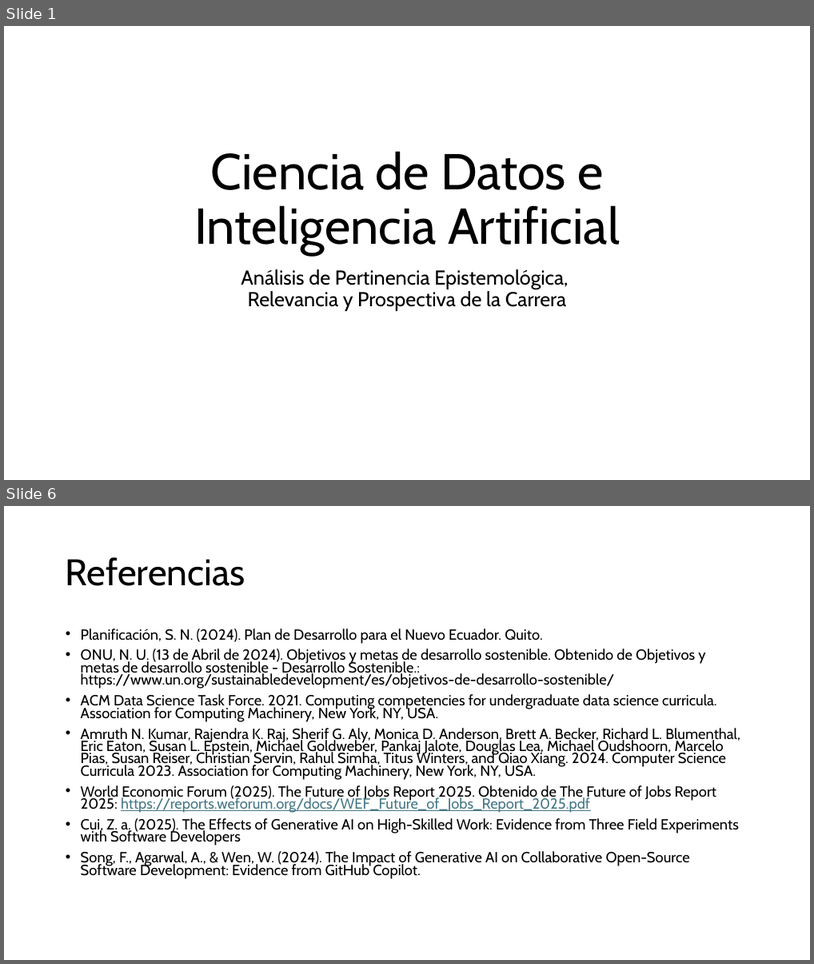
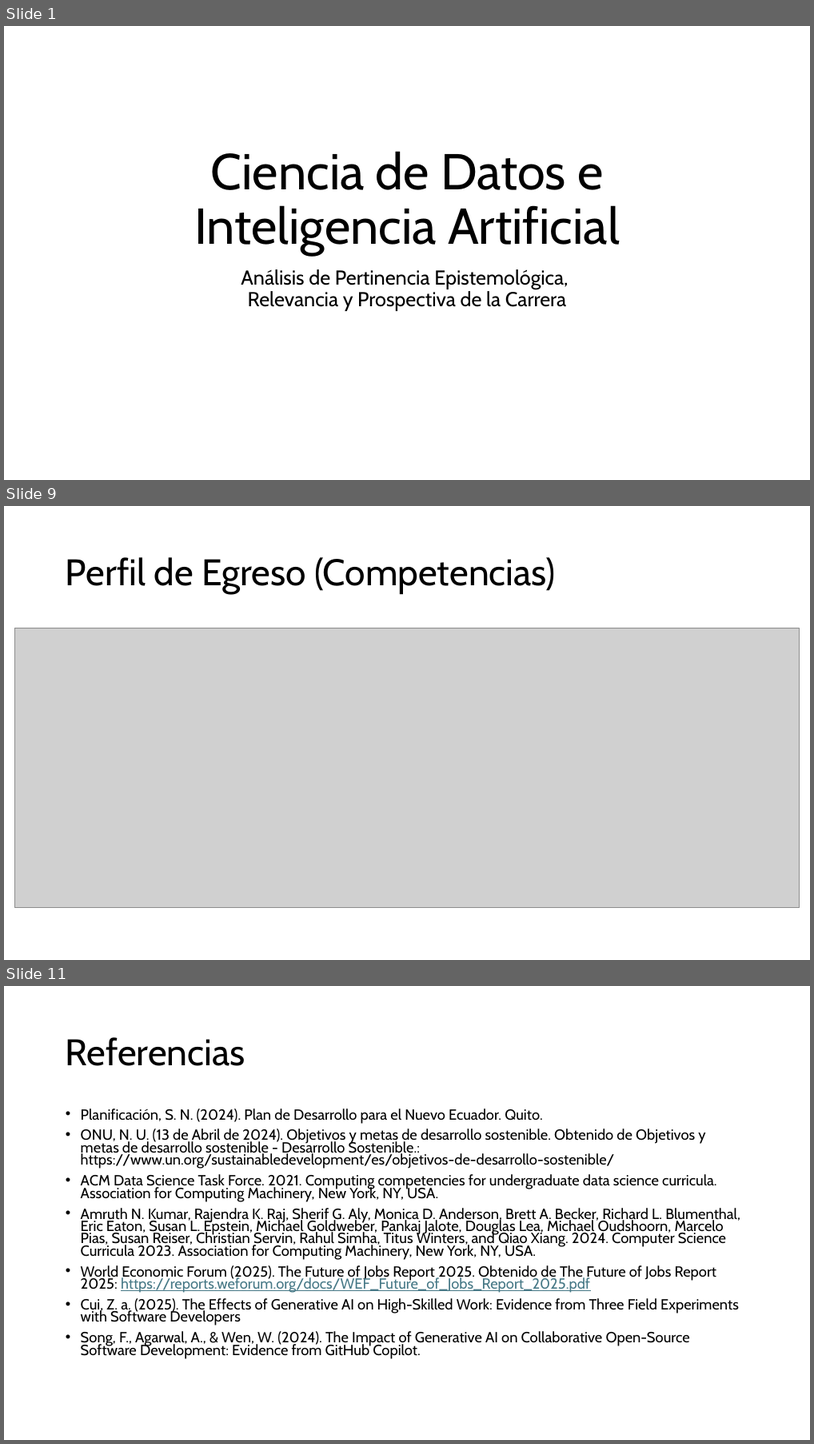
Before and after one commit to aavendan/cdia, a slide deck: 03 Presentación.pptx. Shown one above the other, each under a label of ours: slides 1 and 6 before the commit, slides 1, 9 and 11 after it; the slides between them are not shown. The pictures are 814x964 and 814x1444 pixels, drawn with LibreOffice and Linux fonts; fonts in the diff are those of the drawing; grey boxes stand for pictures. Boxes give left, top, right and bottom in pixels: in the first picture for what was removed or moved away, otherwise in the second. Text is boxed around its words. In the diff, an @@ line names an element or a change of style, - is before the commit and + after.

```diff
--- a/03 Presentación.pptx
+++ b/03 Presentación.pptx
@@ slide 9 added at box(4, 506, 810, 960), background #FFFFFF @@
@@ title added at box(66, 557, 556, 594), 44 pt, text #000000 @@
+Perfil de Egreso (Competencias)
@@ picture added at box(15, 628, 799, 907) @@
@@ what was slide 6 is now slide 11 @@
```
Also in this commit, not shown: 3 slides changed, 5 other slides added, 1 slide removed.
